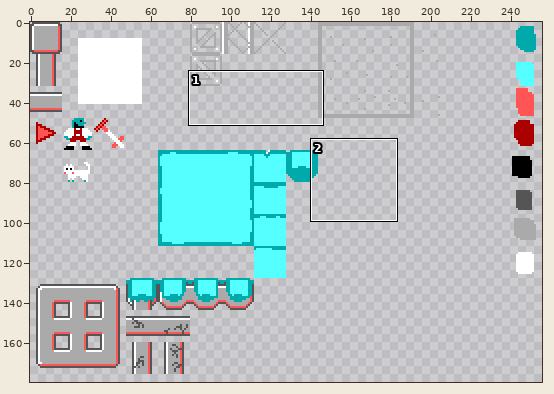
Sprite sheet: src/assets/images/tileset.png. Above, an overview of the earlier version with the close-up marked.
Close-up. Before:
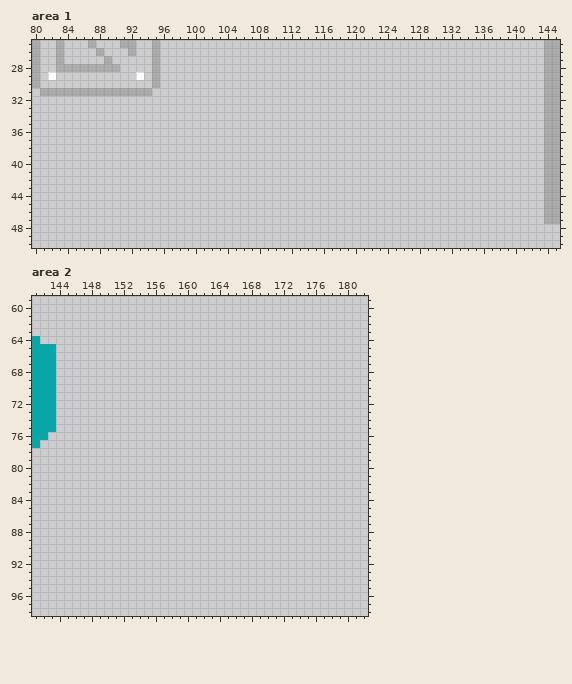
The file is 256x256 pixels. Pixels under 10% opacity are left out. Colours within 5 levels of each other are drawn and written as one. Shown: area 1: x 80..145, y 25..50; area 2: x 141..182, y 59..98. The wide view leaves out empty margins.
Once edited:
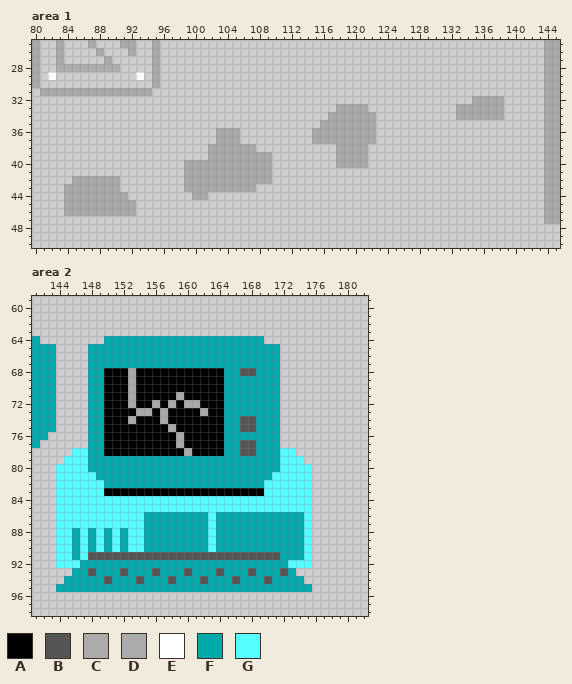
Palette (. is transparent): A #000000  B #555555  C #aaaaaaf1  D #aaaaaa  E #ffffff  F #00aaaa  G #55ffff
The edit:
--- area 1
@@ x 80..145 @@
 31 .DDDDDDDDDDDDDD.................................................DD
-32 ................................................................DD
-33 ................................................................DD
-34 ................................................................DD
-35 ................................................................DD
-36 ................................................................DD
-37 ................................................................DD
-38 ................................................................DD
-39 ................................................................DD
-40 ................................................................DD
-41 ................................................................DD
-42 ................................................................DD
-43 ................................................................DD
-44 ................................................................DD
-45 ................................................................DD
-46 ................................................................DD
+32 .......................................................DDDD.....DD
+33 ......................................DDDD...........DDDDDD.....DD
+34 .....................................DDDDDD..........DDDDDD.....DD
+35 ....................................DDDDDDD.....................DD
+36 .......................DDD.........DDDDDDDD.....................DD
+37 .......................DDD.........DDDDDDDD.....................DD
+38 ......................DDDDDD..........DDDD......................DD
+39 ......................DDDDDDDD........DDDD......................DD
+40 ...................DDDDDDDDDDD........DDDD......................DD
+41 ...................DDDDDDDDDDD..................................DD
+42 .....DDDDDD........DDDDDDDDDDD..................................DD
+43 ....DDDDDDD........DDDDDDDDD....................................DD
+44 ....DDDDDDDD........DD..........................................DD
+45 ....DDDDDDDDD...................................................DD
+46 ....DDDDDDDDD...................................................DD
 47 ................................................................DD
--- area 2
@@ x 141..182 @@
 63 ..........................................
-64 F.........................................
-65 FFF.......................................
-66 FFF.......................................
-67 FFF.......................................
-68 FFF.......................................
-69 FFF.......................................
-70 FFF.......................................
-71 FFF.......................................
-72 FFF.......................................
-73 FFF.......................................
-74 FFF.......................................
-75 FFF.......................................
-76 FF........................................
-77 F.........................................
-78 ..........................................
-79 ..........................................
-80 ..........................................
-81 ..........................................
-82 ..........................................
-83 ..........................................
-84 ..........................................
-85 ..........................................
-86 ..........................................
-87 ..........................................
-88 ..........................................
-89 ..........................................
-90 ..........................................
-91 ..........................................
-92 ..........................................
-93 ..........................................
-94 ..........................................
-95 ..........................................
+64 F........FFFFFFFFFFFFFFFFFFFF.............
+65 FFF....FFFFFFFFFFFFFFFFFFFFFFFF...........
+66 FFF....FFFFFFFFFFFFFFFFFFFFFFFF...........
+67 FFF....FFFFFFFFFFFFFFFFFFFFFFFF...........
+68 FFF....FFAAADAAAAAAAAAAAFFBBFFF...........
+69 FFF....FFAAADAAAAAAAAAAAFFFFFFF...........
+70 FFF....FFAAADAAAAAAAAAAAFFFFFFF...........
+71 FFF....FFAAADAAAAADAAAAAFFFFFFF...........
+72 FFF....FFAAADAADADADDAAAFFFFFFF...........
+73 FFF....FFAAAADDADAAAADAAFFFFFFF...........
+74 FFF....FFAAADAAADAAAAAAAFFBBFFF...........
+75 FFF....FFAAAAAAAADAAAAAAFFBBFFF...........
+76 FF.....FFAAAAAAAAADAAAAAFFFFFFF...........
+77 F......FFAAAAAAAAADAAAAAFFBBFFF...........
+78 .....GGFFAAAAAAAAAADAAAAFFBBFFFGG.........
+79 ....GGGFFFFFFFFFFFFFFFFFFFFFFFFGGG........
+80 ...GGGGFFFFFFFFFFFFFFFFFFFFFFFFGGGG.......
+81 ...GGGGGFFFFFFFFFFFFFFFFFFFFFFGGGGG.......
+82 ...GGGGGGFFFFFFFFFFFFFFFFFFFFGGGGGG.......
+83 ...GGGGGGAAAAAAAAAAAAAAAAAAAAGGGGGG.......
+84 ...GGGGGGGGGGGGGGGGGGGGGGGGGGGGGGGG.......
+85 ...GGGGGGGGGGGGGGGGGGGGGGGGGGGGGGGG.......
+86 ...GGGGGGGGGGGFFFFFFFFGFFFFFFFFFFFG.......
+87 ...GGGGGGGGGGGFFFFFFFFGFFFFFFFFFFFG.......
+88 ...GGFGFGFGFGGFFFFFFFFGFFFFFFFFFFFG.......
+89 ...GGFGFGFGFGGFFFFFFFFGFFFFFFFFFFFG.......
+90 ...GGFGFGFGFGGFFFFFFFFGFFFFFFFFFFFG.......
+91 ...GGFGBBBBBBBBBBBBBBBBBBBBBBBBFFFG.......
+92 ...GGGFFFFFFFFFFFFFFFFFFFFFFFFFFGGG.......
+93 .....FFBFFFBFFFBFFFBFFFBFFFBFFFBF.........
+94 ....FFFFFBFFFBFFFBFFFBFFFBFFFBFFFF........
+95 ...FFFFFFFFFFFFFFFFFFFFFFFFFFFFFFFF.......
 96 ..........................................
Changed places in both close-ups, as pixel boxes (x1, y1, x2, y2):
added: (456, 96, 504, 120)
added: (312, 104, 376, 168)
added: (184, 128, 272, 200)
added: (64, 176, 136, 216)
added: (56, 336, 312, 592)
